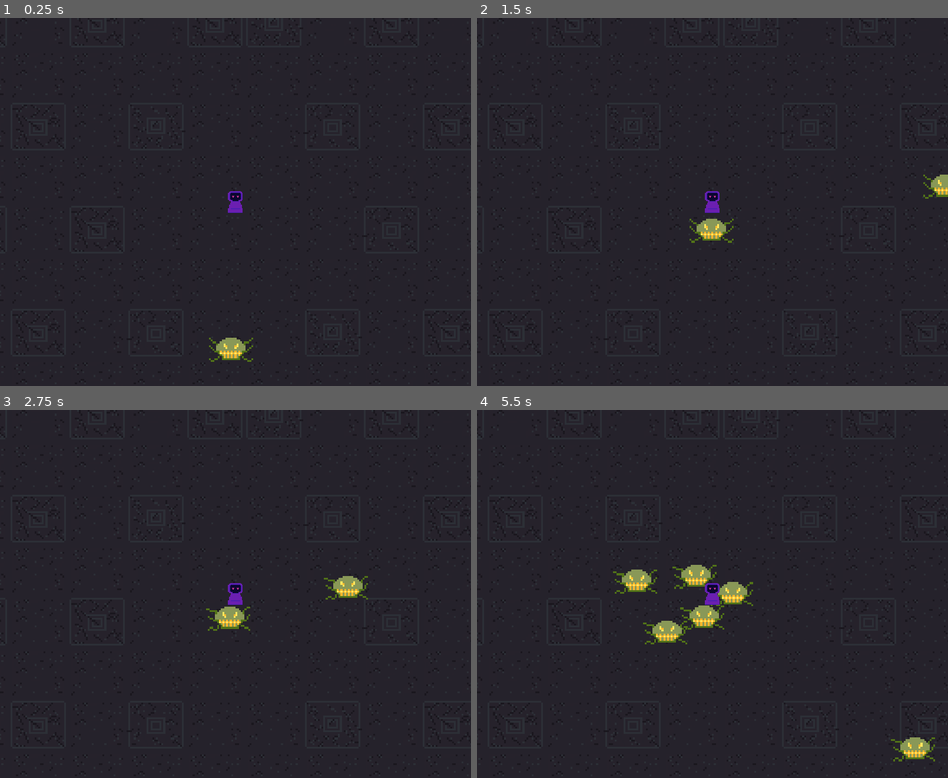
Above: before the commit, frames 1-4 (two rows, left to right).
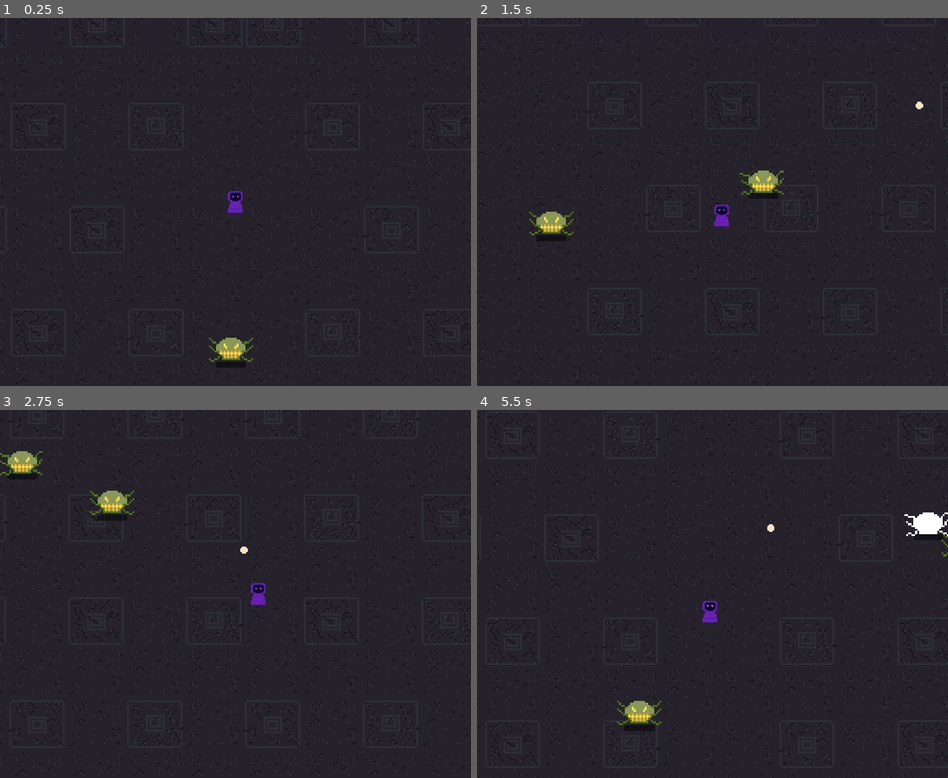
Above: after the commit, the same moments.

Repository: LeoCal4/LD46-Sanjuro-Game
Game: Godot game, scene res://Scene1.tscn
Two runs of this game, one before a commit and one after it. Both use one fixed random seed, a clock stepped at 60 frames per second and the inputs below. The engine's default icon, where the game draws it, is replaced by a stand-in: a white triangle on a blue panel in a dark square.
Inputs (mouse positions are in pixels of both pictures, inside the frame that each line leads up to):
- Up to frame 1 (0.25 s): no input
- Up to frame 2 (1.5 s): move the mouse to (816, 183) at 0.52 s; press the mouse at (816, 183) at 0.53 s; hold Right (right) 0.53-1.28 s; tap E (action) at 0.6 s; move the mouse to (618, 220) at 1.27 s; release the mouse at (618, 220) at 1.28 s; hold S (down) from 1.28 s (still down); click (618, 220) at 1.35 s
- Up to frame 3 (2.75 s): tap E (action) at 1.55, 2.1 s; move the mouse to (282, 513) at 2.02 s; release S (down) at 2.03 s; press the mouse at (282, 513) at 2.03 s; hold Right (right) from 2.03 s (still down)
- Up to frame 4 (5.5 s): move the mouse to (688, 667) at 2.77 s; release Right (right) at 2.78 s; release the mouse at (688, 667) at 2.78 s; hold Up (up) 2.78-3.53 s; click (688, 667) at 2.85 s; tap E (action) at 3.05, 3.6, 4.55, 5.1 s; move the mouse to (853, 649) at 3.52 s; press the mouse at (853, 649) at 3.53 s; hold Left (left) 3.53-5.03 s; move the mouse to (571, 538) at 4.27 s; release the mouse at (571, 538) at 4.28 s; click (571, 538) at 4.35 s; move the mouse to (736, 594) at 5.02 s; press the mouse at (736, 594) at 5.03 s; hold S (down) from 5.03 s (still down)

The runs differ from the first frame. In frame 1, less than 0.1% of the frame differs, in the area x 50-51%, y 94-96%; in frame 2, 1.6%; in frame 3, 1.8%; in frame 4, 3.1%, in the area x 28-100%, y 27-96%.
Error before the commit: Parse Error: Expected a constant expression. (res://Player/Player.gd:4)

Commit message:
Added enemy attack (vaguely)

Diff:
--- a/Enemy.gd
+++ b/Enemy.gd
@@ -8,7 +8,7 @@
 
 const soul_scene = preload("res://Soul/Soul.tscn")
 
-onready var map_navigation = get_parent().get_node('Navigation2D')
+onready var map_navigation = get_tree().get_nodes_in_group('navigation2d')[0]
 onready var sprite = $Sprite
 onready var damage_sprite = $DamageSprite
 onready var anim_player = $AnimationPlayer
@@ -23,6 +23,7 @@
 signal camera_shake_requested
 
 func _ready():
+	damage = 20
 	add_to_group('enemies')
 	motion = Vector2.ZERO
 	acceleration = Vector2.ZERO
@@ -40,6 +41,8 @@
 
 func search(delta):
 	var starting_point = self.global_position
+	if (player.global_position.distance_to(starting_point)) >= 500:
+		return
 	var path_to_player = map_navigation.get_simple_path(starting_point, player.global_position)
 	var move_distance = MOVE_SPEED * delta
 	for point in range(path_to_player.size()):
@@ -72,9 +75,17 @@
 	var soul = soul_scene.instance()
 	soul.position = position
 	get_tree().get_root().call_deferred('add_child', soul)
+	Globals.add_enemy_killed()
 	queue_free()
 
 func set_hp(damage):
 	hp -= damage
 	if hp <= 0:
 		die()
+
+
+func _on_PlayerHitArea_body_entered(body):
+	if body == get_tree().get_nodes_in_group('player')[0]:
+		print('player hit')
+		body.receive_damage(damage)
+		knockback -= (body.global_position - global_position).normalized() * KNOCKBACK
--- a/Enemy/Enemy.tscn
+++ b/Enemy/Enemy.tscn
@@ -1,8 +1,9 @@
-[gd_scene load_steps=6 format=2]
+[gd_scene load_steps=8 format=2]
 
 [ext_resource path="res://Enemy.gd" type="Script" id=1]
-[ext_resource path="res://Enemy/EnemyTileset.png" type="Texture" id=2]
-[ext_resource path="res://Enemy/EnemyWhiteframe.png" type="Texture" id=3]
+[ext_resource path="res://icon.png" type="Texture" id=2]
+[ext_resource path="res://Enemy/EnemyTileset.png" type="Texture" id=3]
+[ext_resource path="res://Enemy/EnemyWhiteframe.png" type="Texture" id=4]
 
 [sub_resource type="CircleShape2D" id=1]
 radius = 7.70517
@@ -25,18 +26,28 @@
 "values": [ 1, 0 ]
 }
 
+[sub_resource type="CircleShape2D" id=3]
+radius = 8.44687
+
 [node name="Enemy" type="KinematicBody2D"]
 scale = Vector2( 2, 2 )
 collision_layer = 2
 collision_mask = 5
 script = ExtResource( 1 )
 
+[node name="Sprite2" type="Sprite" parent="."]
+modulate = Color( 0, 0, 0, 0.505882 )
+position = Vector2( 0.0941207, 7.59151 )
+scale = Vector2( 0.256479, 0.0497588 )
+texture = ExtResource( 2 )
+
 [node name="CollisionShape2D" type="CollisionShape2D" parent="."]
+visible = false
 position = Vector2( 0, 0.511547 )
 shape = SubResource( 1 )
 
 [node name="Sprite" type="Sprite" parent="."]
-texture = ExtResource( 2 )
+texture = ExtResource( 3 )
 vframes = 2
 frame = 1
 
@@ -45,4 +56,10 @@
 
 [node name="DamageSprite" type="Sprite" parent="."]
 visible = false
-texture = ExtResource( 3 )
+texture = ExtResource( 4 )
+
+[node name="PlayerHitArea" type="Area2D" parent="."]
+
+[node name="CollisionShape2D" type="CollisionShape2D" parent="PlayerHitArea"]
+shape = SubResource( 3 )
+[connection signal="body_entered" from="PlayerHitArea" to="." method="_on_PlayerHitArea_body_entered"]
--- a/Globals/Globals.gd
+++ b/Globals/Globals.gd
@@ -2,4 +2,14 @@
 
 const DEBUG = false
 var sound = true
-var enemy_spawn_delay = 3
+var enemy_spawn_delay = 5
+var enemies_killed = 0
+var decay_multiplicator = 1
+
+
+func add_enemy_killed():
+	enemies_killed += 1
+	if enemies_killed % 10 == 0:
+		enemy_spawn_delay = max(enemy_spawn_delay - 0.1, 1.5)
+		print("current spawn delay: " + str(enemy_spawn_delay))
+		decay_multiplicator += 0.1
--- a/God/God.gd
+++ b/God/God.gd
@@ -16,16 +16,18 @@
 
 func _ready():
 	center = position
+	hp = 89
 
 func _physics_process(delta):
 	time_passed += delta
 	if time_passed >= 1:
-		set_hp(-time_passed)
+		set_hp(-time_passed * Globals.decay_multiplicator)
 		time_passed = 0
 	angle += rotation_speed * delta
 	position = center + Vector2(sin(angle/2), cos(angle) * radius)
 
 func set_hp(amount):
+	check_berserk(amount)
 	hp = clamp(hp + amount, 0, MAX_HEALTH)
 	label.text = str(int(hp))
 	if hp >= 90:
@@ -38,6 +40,12 @@
 		current_frame = 3
 	sprite.frame = current_frame
 
+func check_berserk(amount):
+	if hp < 90 and hp + amount >= 90:
+		get_tree().get_nodes_in_group('player')[0].activate_berserk_mode()
+	elif hp >= 90 and hp + amount < 89:
+		get_tree().get_nodes_in_group('player')[0].deactivate_berserk_mode()
+
 func receive_soul():
 	sprite.frame = 4
 	soul_particles.emitting = true
--- a/Player/Player.gd
+++ b/Player/Player.gd
@@ -1,31 +1,41 @@
 extends KinematicBody2D
 
-var MOVE_SPEED = 3000
-const MAX_SPEED = MOVE_SPEED * 12
-var SHOOT_DELAY = 0.3
 const FRICTION = 10
-const MAX_HEALTH = 100
-var DAMAGE = 20
+
+var max_souls = 3
+var base_damage = 20
+var max_damage = 100
+var base_move_speed = 3000
+var max_move_speed = base_move_speed * 12
+var base_shoot_delay = 0.3
+var min_shoot_delay = 0.1
+var max_health = 100
+
+var move_speed = base_move_speed
+var shoot_delay = 0.3
+
+var damage = base_damage
+
+var souls = 3
 
 onready var bullet_start_position = $BulletStartPosition
 const bullet_scene = preload("res://Player/Bullet/Bullet.tscn")
 
-var health
+var health = max_health
 var move_dir
 var velocity
 var acceleration
 var shoot_delay_timer
 var can_shoot
-var can_sacrifice_souls
-var souls = 10
-
+var can_sacrifice_souls = false
+var is_berserk = false
 
 func _ready():
-	health = MAX_HEALTH
+	health = max_health
 	move_dir = Vector2(0, 0)
 	velocity = Vector2(0, 0)
 	acceleration = Vector2.ZERO
-	shoot_delay_timer = get_tree().create_timer(SHOOT_DELAY)
+	shoot_delay_timer = get_tree().create_timer(shoot_delay)
 	can_shoot = true
 	yield(get_tree(), 'idle_frame')
 	get_tree().call_group('enemies', 'set_player', self)
@@ -47,8 +57,8 @@
 	move_dir = Vector2(move_dir_x, move_dir_y).normalized()
 
 func _apply_movement(delta):
-	acceleration = move_dir * MOVE_SPEED * delta
-	velocity += acceleration.clamped(MAX_SPEED)
+	acceleration = move_dir * move_speed * delta
+	velocity += acceleration.clamped(max_move_speed)
 	velocity = move_and_slide(velocity)
 
 func _apply_friction(delta):
@@ -60,23 +70,45 @@
 		var bullet_instance = bullet_scene.instance()
 		bullet_instance.position = bullet_start_position.get_global_position()
 		bullet_instance.direction = -(self.global_position - get_global_mouse_position()).normalized()
-		bullet_instance.damage = DAMAGE
+		bullet_instance.damage = damage
 		get_tree().get_root().add_child(bullet_instance)
-		yield(get_tree().create_timer(SHOOT_DELAY), "timeout")
+		yield(get_tree().create_timer(shoot_delay), "timeout")
 		can_shoot = true
 
 func get_soul():
+	if souls >= max_souls:
+		return
 	souls += 1
-
+	change_stats(1)
 	print('got soul')
 
 func sacrifice_souls():
 	if souls == 0 or !can_sacrifice_souls:
 		return
 	var god = get_tree().get_nodes_in_group('god')[0]
-	send_soul((god.global_position - global_position).normalized())
 	god.receive_soul()
+	change_stats(-1)
 	souls -= 1
 
-func send_soul(direction):
+# factor: number of souls and if they're lost or gained
+func change_stats(factor):
+	damage = clamp(damage + 5 * factor, base_damage, max_damage)
+	move_speed = clamp(move_speed + 150 * factor, base_move_speed, max_move_speed)
+	shoot_delay = clamp(shoot_delay - 0.02 * factor, min_shoot_delay, base_shoot_delay)
+	scale = scale + Vector2(0.1, 0.1) * factor
+	print('stats changed: ' + str(factor))
+
+func activate_berserk_mode():
+	if !is_berserk and $BerserkTimer.time_left <= 0:
+		$BerserkTimer.wait_time = 10
+		is_berserk = true
+		change_stats(7)
+
+func deactivate_berserk_mode():
+	if is_berserk:
+		is_berserk = false
+		change_stats(-7)
+		$BerserkTimer.start()
+
+func receive_damage(amount):
 	pass
--- a/Player/Player.tscn
+++ b/Player/Player.tscn
@@ -33,3 +33,6 @@
 script = ExtResource( 3 )
 
 [node name="BulletStartPosition" type="Position2D" parent="."]
+
+[node name="BerserkTimer" type="Timer" parent="."]
+wait_time = 10.0
--- a/Scene1.tscn
+++ b/Scene1.tscn
@@ -72,6 +72,7 @@
 [node name="Navigation2D" type="Navigation2D" parent="." groups=[
 "navigation2d",
 ]]
+editor/display_folded = true
 position = Vector2( 528.042, 34.0734 )
 
 [node name="NavigationPolygonInstance" type="NavigationPolygonInstance" parent="Navigation2D"]
@@ -79,6 +80,7 @@
 navpoly = SubResource( 1 )
 
 [node name="SoulSacrificeArea" type="Area2D" parent="."]
+editor/display_folded = true
 position = Vector2( 814.74, 64.8908 )
 script = ExtResource( 7 )
 
--- a/Soul/Soul.gd
+++ b/Soul/Soul.gd
@@ -14,6 +14,6 @@
 
 
 func _on_Soul_body_entered(body):
-	if body == get_tree().get_nodes_in_group('player')[0]:
+	if body == get_tree().get_nodes_in_group('player')[0] and body.souls < body.max_souls:
 		body.get_soul()
 		queue_free()
